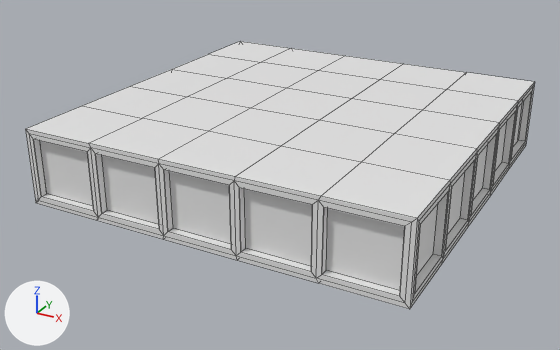
An edit to the Blender file models/window_floor.blend, drawn before and after from the same camera.
The view is the same before and after, from a camera (50 mm lens) standing at (9.01, -17.61, 7.57) and looking at (-0.32, -0.63, -0.91). The lights are fixed; the arrows at lower left show +X, +Y and +Z. The picture after the commit comes second. Mesh edges are drawn as thin lines.
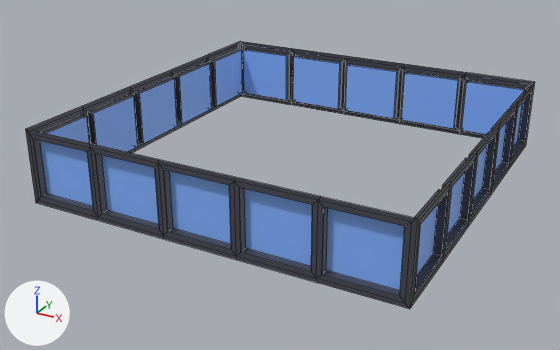
What changed in the scene script:
```text
Add mat_wall:
    mat_wall = principled_material('Wall')
    mat_wall.base_color = (0.0605, 0.0624, 0.085)  # dark grey #464752
Add mat_window:
    mat_window = principled_material('Window')
    mat_window.base_color = (0.234, 0.45, 1.0)  # blue #85b3ff
Change me_cube:
    used by ob_cube; location = (0.0, 0.0, 0.0)
    remove me_cube.from_pydata(...)  # 360 vertices, 358 faces; spans x -5.0..5.0, y -5.0..5.0, z -1.0..1.0
    add me_cube.from_pydata(...)  # 328 vertices, 308 faces; spans x -5.0..5.0, y -5.0..5.0, z -1.0..1.0
    me_cube part 1
    32 vertices are removed from x -3.0..3.0, y -3.0..3.0, z -1.0..1.0
    50 faces are deleted
    me_cube part 2: 288 faces spanning x -5.0..5.0, y -5.0..5.0, z -1.0..1.0 switch from mat_material (white #e7e7e7) to mat_wall (dark grey #464752)
    me_cube part 3: 20 faces spanning x -4.8..4.8, y -4.8..4.8, z -0.77..0.77 switch from mat_material (white #e7e7e7) to mat_window (blue #85b3ff)
```

What differs and where, as boxes (x1, y1, x2, y2) in the pictures (560 x 350 px):
part 1 of me_cube, deleted
    before: (26, 41, 534, 218)
part 2 of me_cube, recoloured (darker)
    before: (25, 83, 534, 309)
    after: (25, 41, 534, 309)
part 3 of me_cube, recoloured (white to blue)
    before: (40, 102, 523, 291)
    after: (40, 50, 524, 291)
